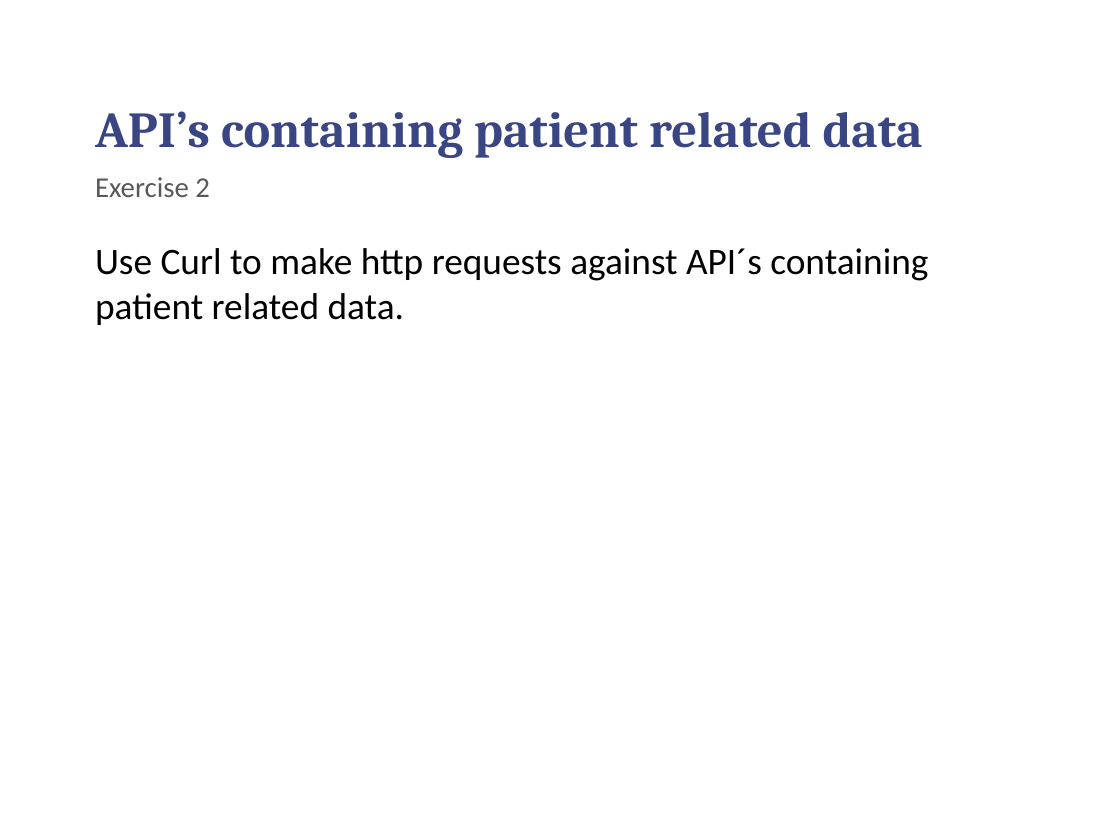
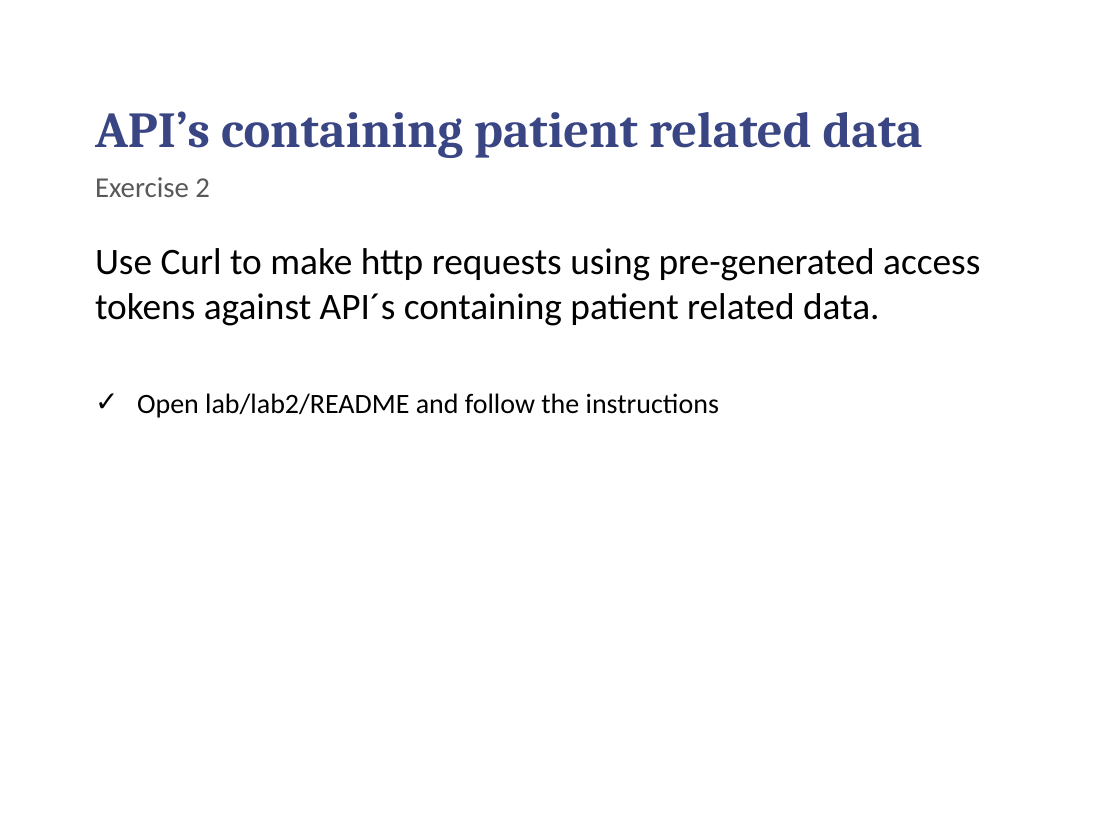
Before and after one commit to chilmers/cadec-healthcare-api-tutorial, a slide deck: slide 17 of Cadec-vårdens-apier.pptx. Drawn at 1120x840 pixels with LibreOffice and Linux fonts; fonts in the diff are those of the drawing; background and template pictures are left out. Boxes give left, top, right and bottom in pixels: in the first picture for what was removed or moved away, otherwise in the second. Text is boxed around its words. In the diff, an @@ line names an element or a change of style, - is before the commit and + after.

```diff
--- a/Cadec-vårdens-apier.pptx
+++ b/Cadec-vårdens-apier.pptx
@@ text at bbox=[95, 248, 980, 418]: text changed @@
-Use Curl to make http requests against API´s containing patient related data.
+Use Curl to make http requests using pre-generated access tokens against API´s containing patient related data.
+✓ Open lab/lab2/README and follow the instructions
```
Also in this commit, not shown: 12 other slides changed.
